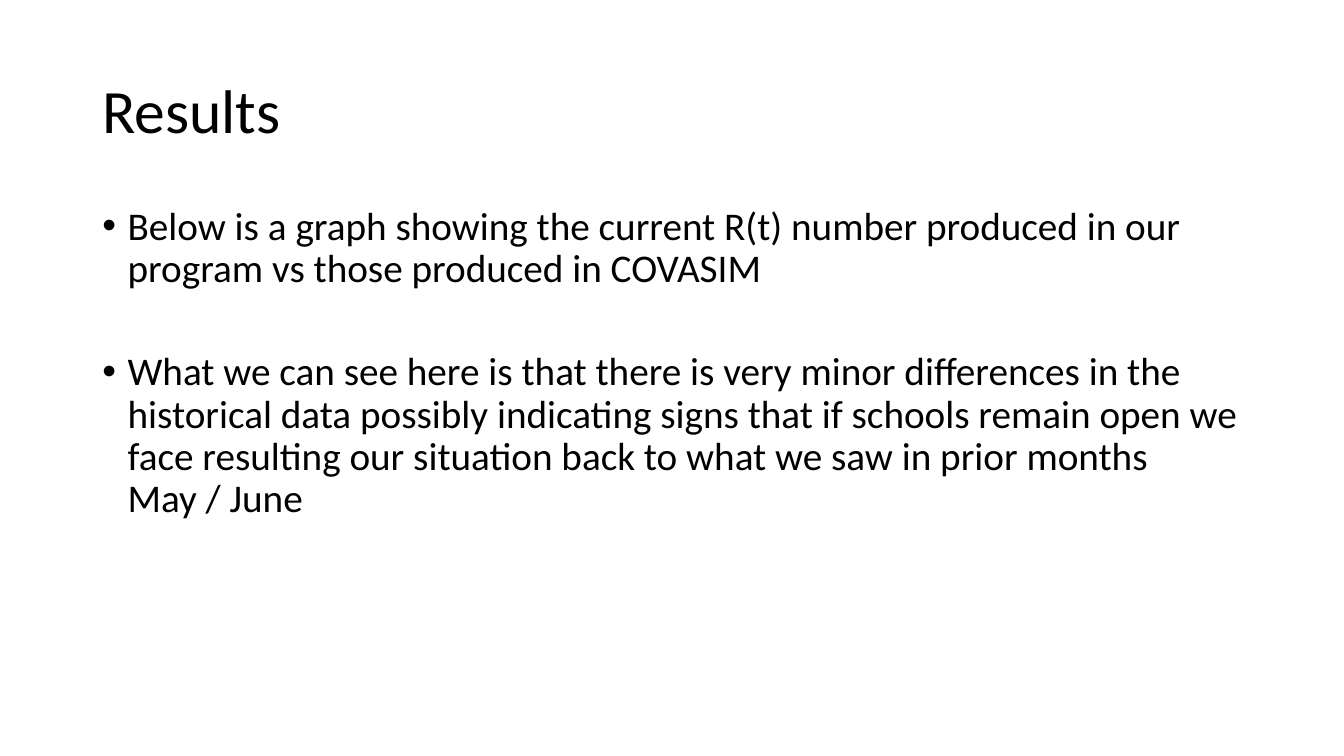
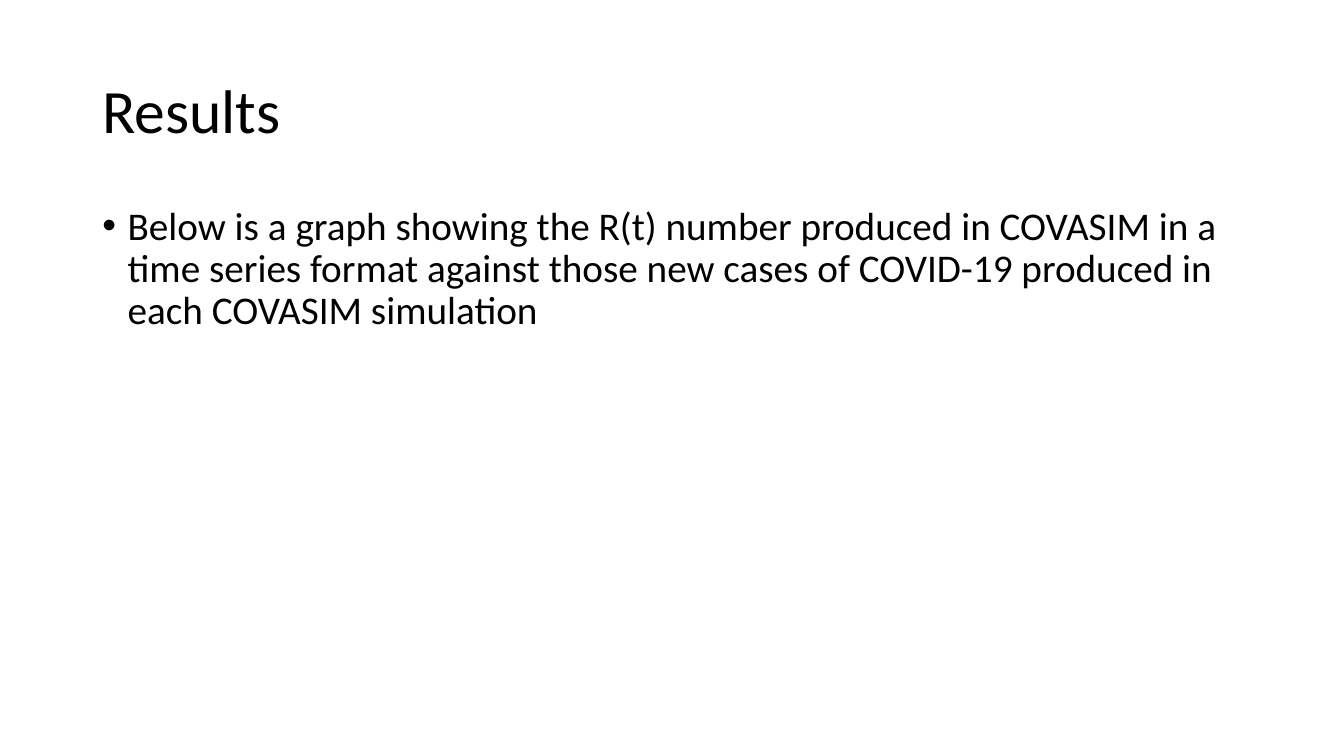
Before and after one commit to ImranJuma/covasim_modeling, a slide deck: slide 10 of Results/Covasim_Analysis_P3.pptx (slide 16 before the commit). Drawn at 1344x756 pixels with LibreOffice and Linux fonts; fonts in the diff are those of the drawing. Boxes give left, top, right and bottom in pixels: in the first picture for what was removed or moved away, otherwise in the second. Text is boxed around its words. In the diff, an @@ line names an element or a change of style, - is before the commit and + after.

Commit message:
Data_Feed_File_Update

```diff
--- a/Results/Covasim_Analysis_P3.pptx
+++ b/Results/Covasim_Analysis_P3.pptx
@@ text at (x1=128, y1=211, x2=1216, y2=325): text changed @@
-• Below is a graph showing the current R(t) number produced in our program vs those produced in COVASIM
-• What we can see here is that there is very minor differences in the historical data possibly indicating signs that if schools remain open we face resulting our situation back to what we saw in prior months
-  May / June
+• Below is a graph showing the R(t) number produced in COVASIM in a time series format against those new cases of COVID-19 produced in each COVASIM simulation
```
Also in this commit, not shown: 6 other slides changed, 1 slide removed, 11 other files.
